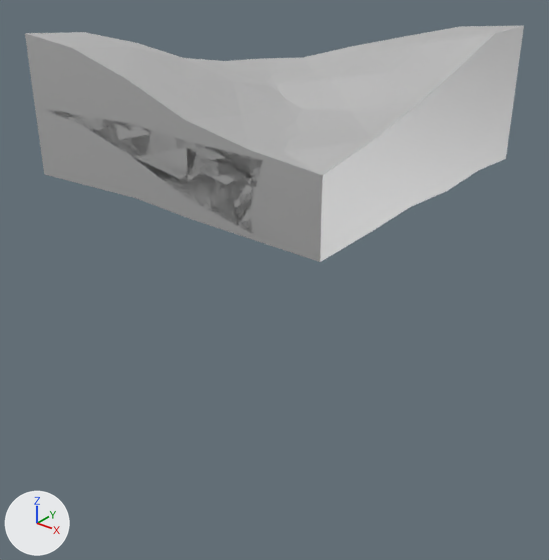
The FBX model ZombieSurvival/Assets/polyperfect/Low Poly Ultimate Pack/T/- Meshes_T/Terrains_T/Worlds_T/0-8.fbx as it was, and as the next commit left it.
Rendered twice from a 50 mm camera at (41.5, -52.9, 15.0) aimed at (0.8, -2.1, -16.5). Every picture has the same lights, and +X, +Y and +Z are marked at lower left. Where no turn or scale is listed for an object, it has been applied to the vertices.

The first picture shows '0-8'.
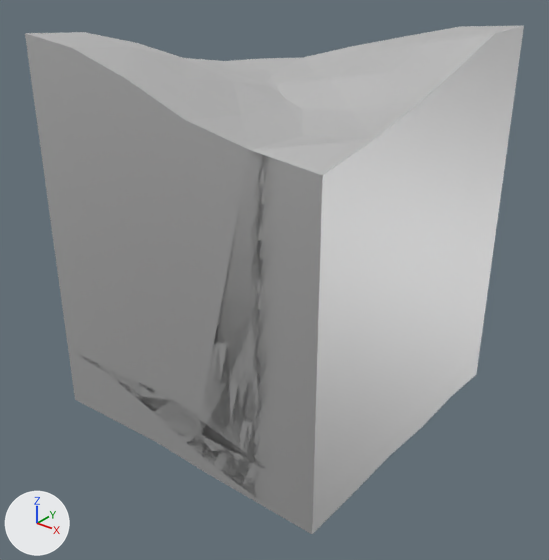
Changed parts and their boxes (x1, y1, x2, y2) in the pictures (549 x 560 px; the box of a moved part takes in the faces that stretch with it):
```json
{"object": "0-8", "change": "reshaped", "before": [25, 26, 524, 262], "after": [25, 26, 524, 534], "on screen": "115% taller"}
{"part": 1, "of": "me_terrain_world_hill4", "change": "moved or reshaped", "before": [44, 108, 506, 262], "after": [44, 108, 506, 534]}
{"part": 2, "of": "me_terrain_world_hill4", "change": "moved or reshaped", "before": [186, 134, 373, 205], "after": [200, 136, 373, 495]}
```

Edits to the scene script, one JSON object a line:
```json
{"block": "me_terrain_world_hill4", "where": "# used by ob_0_8; location = (0.0, 0.0, 0.0)"}
{"op": "remove", "block": "me_terrain_world_hill4", "code": "me_terrain_world_hill4.from_pydata(...)  # 152 vertices, 180 faces; spans x -15.0..15.0, y -15.0..15.0, z -6.0..6.0"}
{"op": "add", "block": "me_terrain_world_hill4", "code": "me_terrain_world_hill4.from_pydata(...)  # 152 vertices, 180 faces; spans x -15.0..15.0, y -15.0..15.0, z -30.0..6.0"}
{"block": "me_terrain_world_hill4", "change": "me_terrain_world_hill4 part 1: 93 of the vertices in x -15.0..15.0, y -15.0..15.0, z -6.0..4.0 are moved by (0.0, 0.0, -24.0)"}
{"block": "me_terrain_world_hill4", "change": "me_terrain_world_hill4 part 2: the 1 vertex in x 9.0, y -15.0, z 0.1 is moved by (0.0, 0.0, 0.5)"}
```
